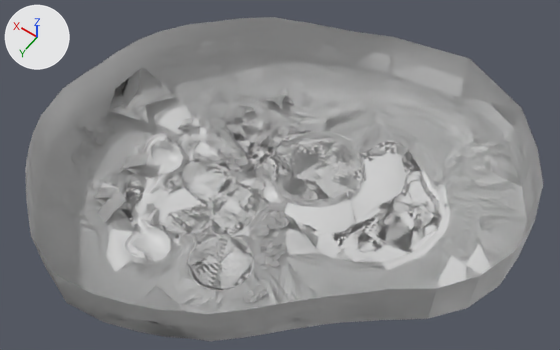
Renders of the COLLADA model Assets/Models/Maps/ImpactSite/InUse.dae from each side of a commit.
Camera for both pictures: a 50 mm camera at (-490.0, 504.0, 941.0) aimed at (-96.0, -47.0, 75.0). The axes (+X, +Y, +Z) are drawn at upper left. The lights are the same throughout. Where no turn or scale is listed for an object, it has been applied to the vertices. Vertices at the same position are counted once.
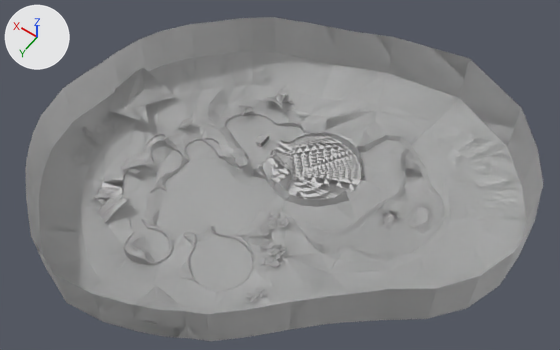
Changed parts and their boxes (x1, y1, x2, y2) in the pictures (560 x 350 px; the box of a moved part takes in the faces that stretch with it):
part 1 of me_object_001, cut back
    before: (101, 115, 442, 290)
    after: (144, 159, 425, 261)
part 2 of me_object_001, moved or reshaped
    before: (176, 287, 210, 314)
    after: (175, 282, 210, 314)
part 3 of me_object, cut back
    before: (102, 118, 281, 235)
    after: (145, 200, 169, 219)
part 4 of me_object, deleted
    before: (362, 142, 415, 171)
part 5 of me_object, moved or reshaped (not visible before)
    after: (177, 281, 209, 308)
part 6 of me_object, deleted
    before: (353, 224, 436, 251)

What the commit changed:
me_object_001 is used by ob_object_001; location (0.0, 0.0, 0.0).
me_object_001 had 3564 vertices, 6399 faces and spanned x -427.0..231.0, y -350.0..267.0, z 3.0..138.0.
me_object_001 now has 2358 vertices, 4020 faces and spans x -427.0..231.0, y -350.0..267.0, z 3.0..138.0.
me_object_001 part 1: 10 vertices moved from x -299.0..44.0, y -79.0..75.0, z 10.0..16.0 to x -299.0..44.0, y -79.0..76.0, z 10.0..16.0; 1217 vertices removed from x -310.0..111.0, y -240.0..117.0, z 3.0..38.0; 11 vertices added at x 31.0..95.0, y 10.0..84.0, z 9.0..16.0.
me_object_001 part 2: 1 vertex removed from x -105.0, y 170.0, z 28.0; 1 vertex added at x -105.0, y 170.0, z 27.0.
me_object is used by ob_object; location (0.0, 0.0, 0.0).
me_object had 2503 vertices, 4280 faces and spanned x -427.0..231.0, y -350.0..267.0, z 3.0..138.0.
me_object now has 2358 vertices, 4020 faces and spans x -427.0..231.0, y -350.0..267.0, z 3.0..138.0.
me_object part 3: 14 vertices moved from x 32.0..44.0, y 62.0..75.0, z 9.0..14.0 to x 31.0..44.0, y 63.0..76.0, z 9.0..14.0; 126 vertices removed from x -75.0..111.0, y -136.0..117.0, z 3.0..38.0; 4 vertices added at x 34.0..48.0, y 59.0..84.0, z 9.0..14.0.
me_object part 4: 21 vertices removed from x -240.0..-151.0, y -240.0..-189.0, z 16.0..20.0.
me_object part 5: 1 vertex removed from x -105.0, y 170.0, z 28.0; 1 vertex added at x -105.0, y 170.0, z 27.0.
me_object part 6: 2 vertices removed from x -306.0..-244.0, y -106.0..-68.0, z 16.0.
me_object part 7: the surface is now shaded flat.
